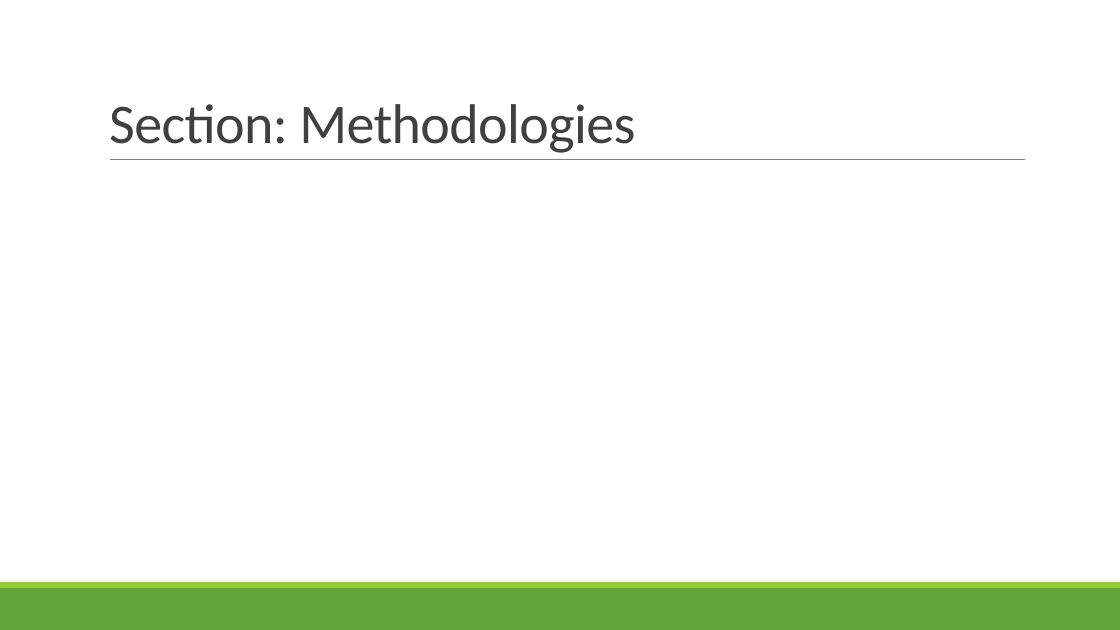
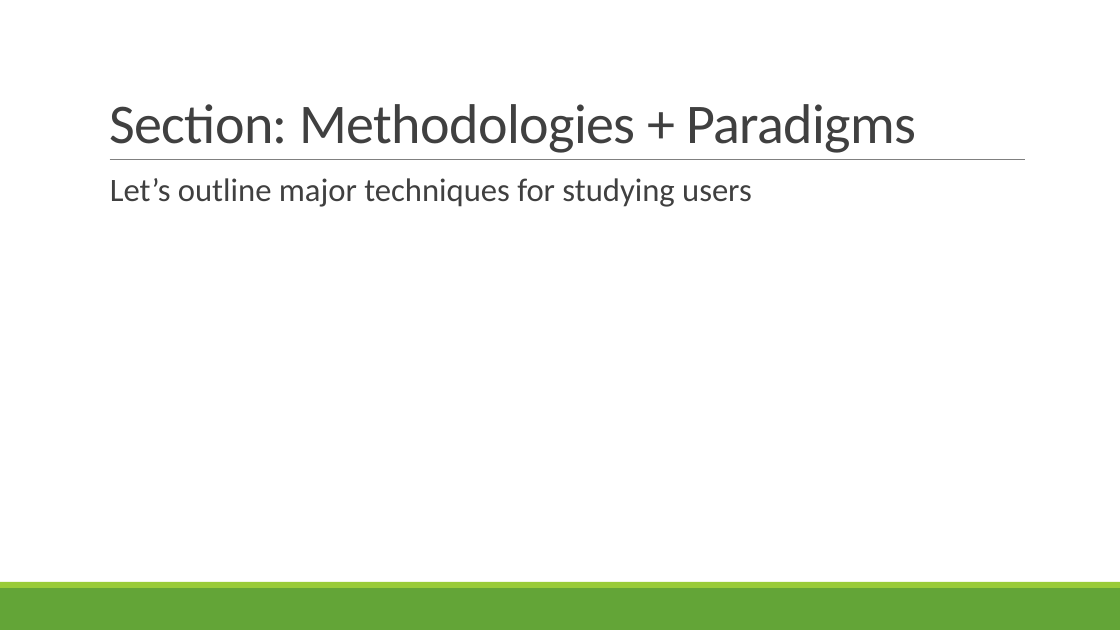
Before and after one commit to rbohrer/pl-course, a slide deck: slide 44 of LectureSlides/08Design1.pptx (slide 31 before the commit). Drawn at 1120x630 pixels with LibreOffice and Linux fonts; fonts in the diff are those of the drawing. Boxes give left, top, right and bottom in pixels: in the first picture for what was removed or moved away, otherwise in the second. Text is boxed around its words. In the diff, an @@ line names an element or a change of style, - is before the commit and + after.

```diff
--- a/LectureSlides/08Design1.pptx
+++ b/LectureSlides/08Design1.pptx
@@ title at (109, 104, 916, 153): text changed @@
-Section: Methodologies
+Section: Methodologies + Paradigms
@@ text added at (110, 178, 752, 207), 28 pt, text #404040 @@
+  Let’s outline major techniques for studying users
```
Also in this commit, not shown: 1 other slide changed, 18 slides added.
